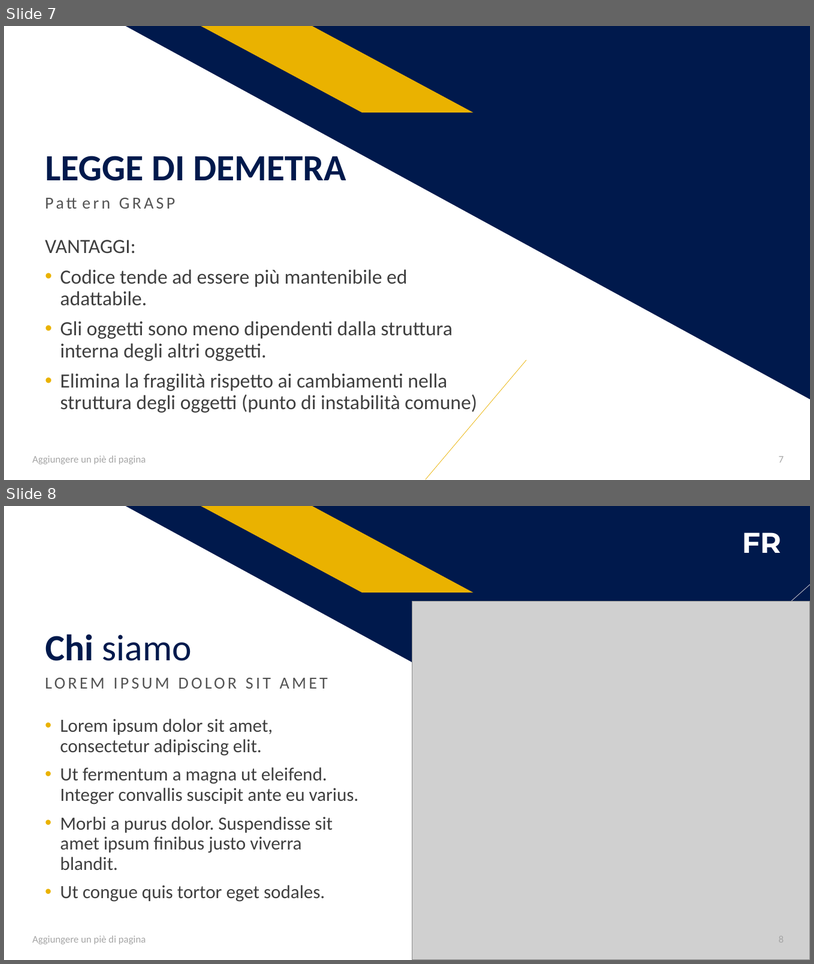
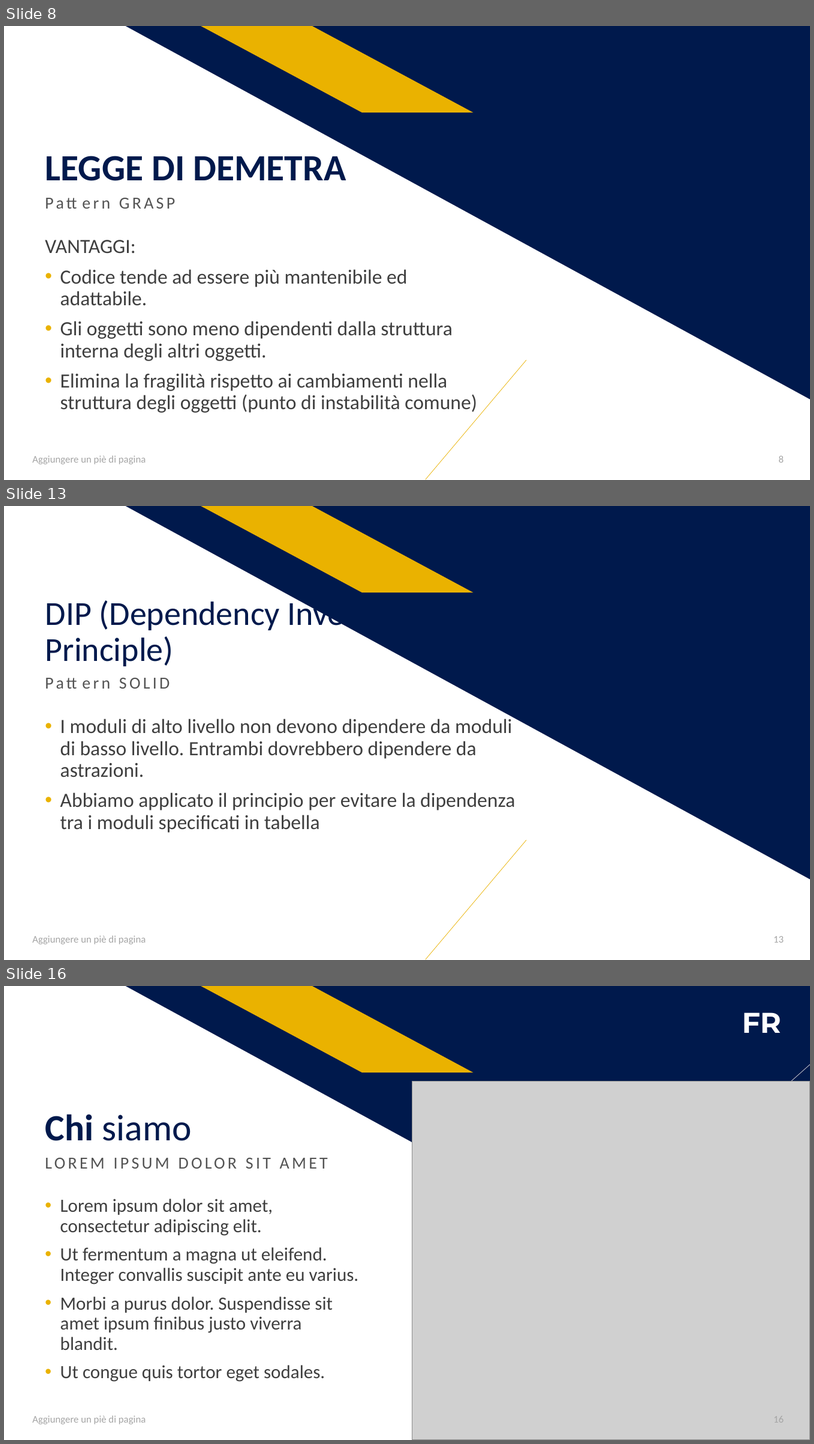
Before and after one commit to salvalai-matteo/EventBookDocumentation, a slide deck: Progetto Ingegneria SW.pptx. Shown one above the other, each under a label of ours: slides 7 and 8 before the commit, slides 8, 13 and 16 after it; the slides between them are not shown. The pictures are 814x964 and 814x1444 pixels, drawn with LibreOffice and Linux fonts; fonts in the diff are those of the drawing; grey boxes stand for pictures. Boxes give left, top, right and bottom in pixels: in the first picture for what was removed or moved away, otherwise in the second. Text is boxed around its words. In the diff, an @@ line names an element or a change of style, - is before the commit and + after.

```diff
--- a/Progetto Ingegneria SW.pptx
+++ b/Progetto Ingegneria SW.pptx
@@ slide 13 added at (4, 506, 810, 960), background #FFFFFF; not listed: 3 template elements that a slide beside it also shows @@
@@ title added at (45, 597, 412, 666), 40 pt, text #00194C @@
+DIP (Dependency Inversion Principle)
@@ text added at (39, 671, 525, 712), 20 pt, text #525252 @@
+Pattern SOLID
@@ text added at (60, 718, 515, 832), 24 pt, text #3F3F3F @@
+• I moduli di alto livello non devono dipendere da moduli di basso livello. Entrambi dovrebbero dipendere da astrazioni.
+• Abbiamo applicato il principio per evitare la dipendenza tra i moduli specificati in tabella
@@ text added at (32, 935, 146, 944), 12 pt, text #A5A5A5 @@
+Aggiungere un piè di pagina
@@ page number added at (774, 936, 784, 942), 12 pt, text #A5A5A5 @@
+13
@@ what was slide 7 is now slide 8 @@
@@ page number at (779, 456, 784, 462): text changed @@
-7
+8
@@ what was slide 8 is now slide 16 @@
@@ page number at (774, 1416, 784, 1422): text changed @@
-8
+16
```
Also in this commit, not shown: 1 slide changed, 7 other slides added, 1 slide removed.
